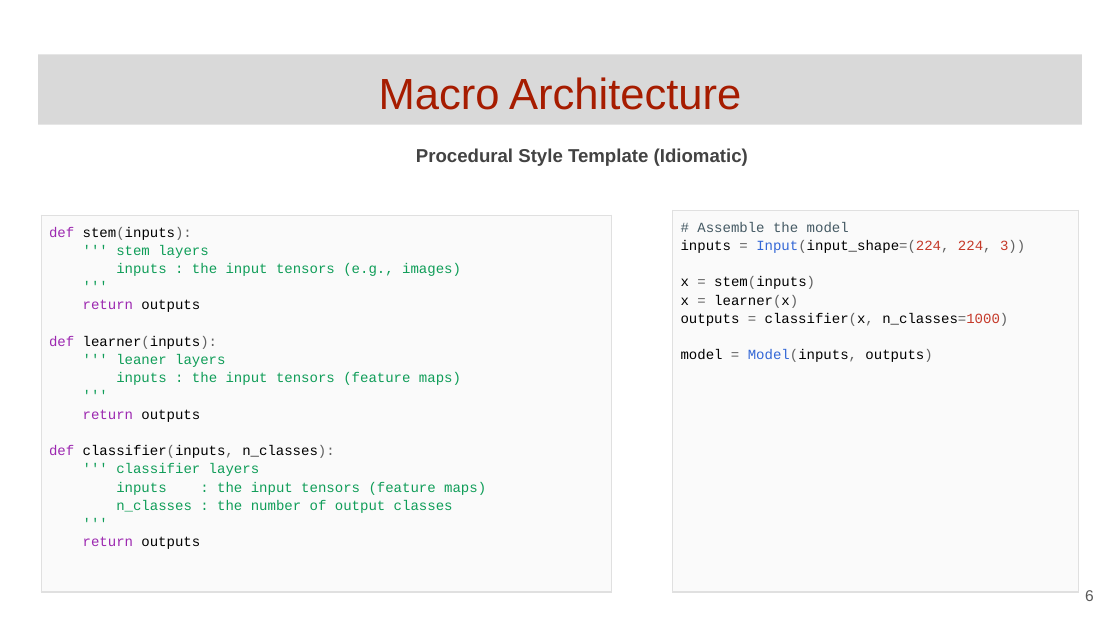
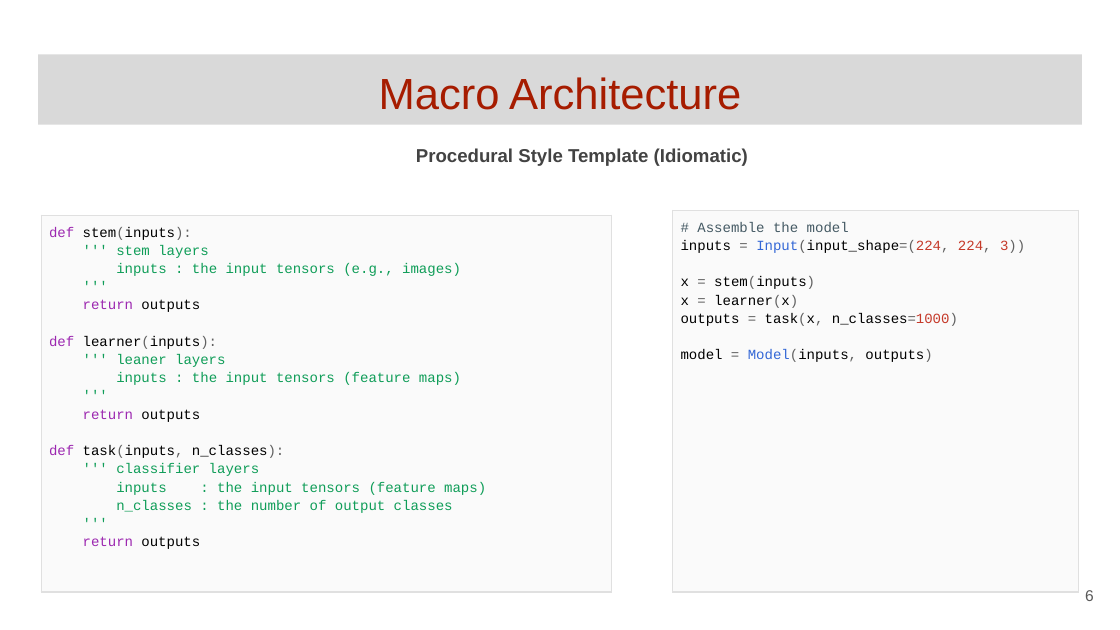
Before and after one commit to GoogleCloudPlatform/keras-idiomatic-programmer, a slide deck: slide 6 of books/deep-learning-design-patterns/Workshops/Junior/Deep Learning Design Patterns - Workshop - Chapter 1.pptx. Drawn at 1120x630 pixels with LibreOffice and Linux fonts; fonts in the diff are those of the drawing. Boxes give left, top, right and bottom in pixels: in the first picture for what was removed or moved away, otherwise in the second. Text is boxed around its words. In the diff, an @@ line names an element or a change of style, - is before the commit and + after.

Commit message:
minor slide updates

```diff
--- a/books/deep-learning-design-patterns/Workshops/Junior/Deep Learning Design Patterns - Workshop - Chapter 1.pptx
+++ b/books/deep-learning-design-patterns/Workshops/Junior/Deep Learning Design Patterns - Workshop - Chapter 1.pptx
@@ table at <box>41,215,612,582</box> @@
-row 1, column 1: def stem(inputs): / ''' stem layers / inputs : the input tensors (e.g., images) / ''' / return outputs / def learner(inputs): / ''' leaner layers / inputs : the input tensors (feature maps) / ''' / return outputs / def classifier(inputs, n_classes): / ''' classifier layers / inputs : the input tensors (feature maps) / n_classes : the number of output classes / ''' / return outputs
+row 1, column 1: def stem(inputs): / ''' stem layers / inputs : the input tensors (e.g., images) / ''' / return outputs / def learner(inputs): / ''' leaner layers / inputs : the input tensors (feature maps) / ''' / return outputs / def task(inputs, n_classes): / ''' classifier layers / inputs : the input tensors (feature maps) / n_classes : the number of output classes / ''' / return outputs
@@ table at <box>673,211,1079,578</box> @@
-row 1, column 1: # Assemble the model / inputs = Input(input_shape=(224, 224, 3)) / x = stem(inputs) / x = learner(x) / outputs = classifier(x, n_classes=1000) / model = Model(inputs, outputs)
+row 1, column 1: # Assemble the model / inputs = Input(input_shape=(224, 224, 3)) / x = stem(inputs) / x = learner(x) / outputs = task(x, n_classes=1000) / model = Model(inputs, outputs)
```
Also in this commit, not shown: 9 other slides changed.
